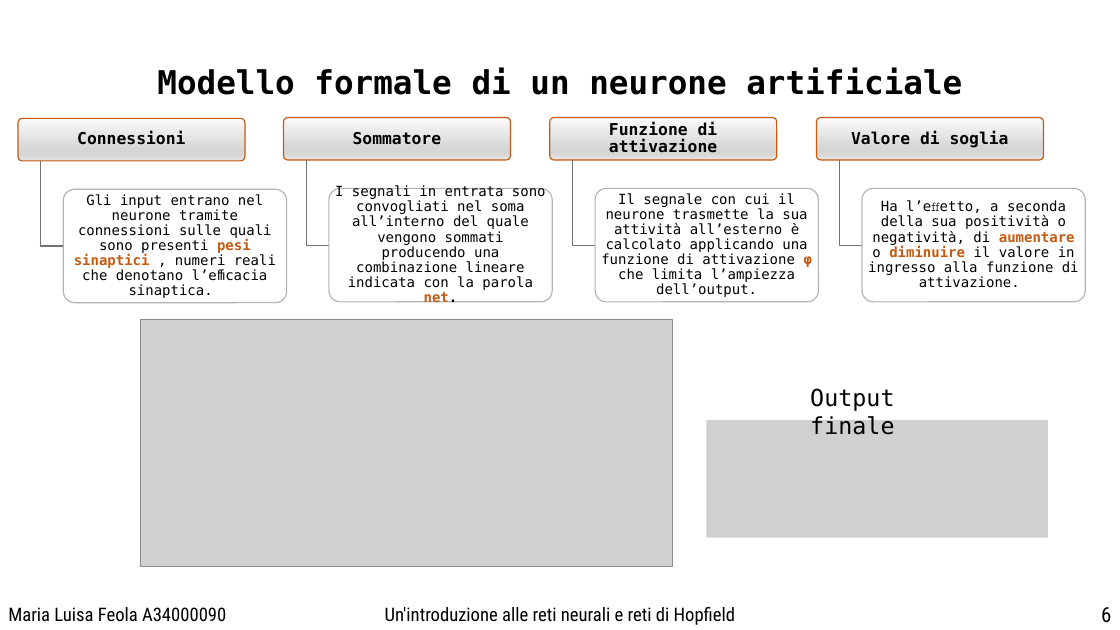
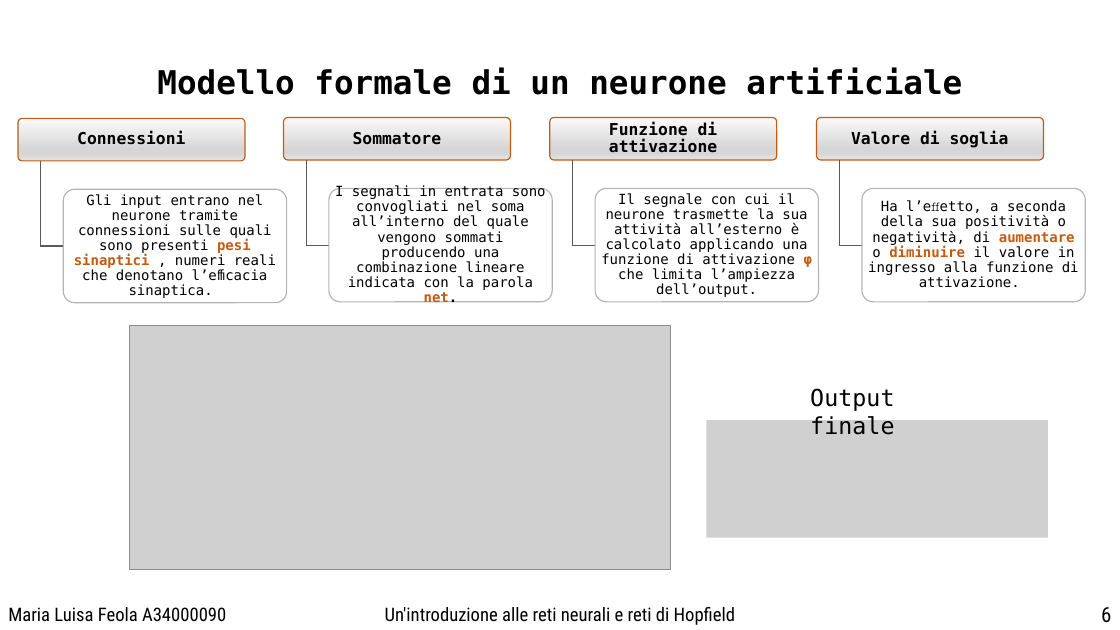
Before and after one commit to Misalf/tesi-nuovo, a slide deck: slide 6 of POWER POINT/PresentazionePowerPoint.pptx. Drawn at 1120x630 pixels with LibreOffice and Linux fonts; fonts in the diff are those of the drawing; grey boxes stand for pictures; background and template pictures are left out. Boxes give left, top, right and bottom in pixels: in the first picture for what was removed or moved away, otherwise in the second. Text is boxed around its words. In the diff, an @@ line names an element or a change of style, - is before the commit and + after.

```diff
--- a/POWER POINT/PresentazionePowerPoint.pptx
+++ b/POWER POINT/PresentazionePowerPoint.pptx
@@ outline #767171 1 pt to #595959 1 pt in 4 elements at (x1=40, y1=161, x2=63, y2=246), (x1=307, y1=160, x2=329, y2=245), (x1=572, y1=160, x2=595, y2=245), (x1=839, y1=160, x2=862, y2=245) @@
@@ picture resized from (x1=140, y1=319, x2=673, y2=567) to (x1=129, y1=326, x2=670, y2=570) @@
```
Also in this commit, not shown: 8 other slides changed, 5 other files.
